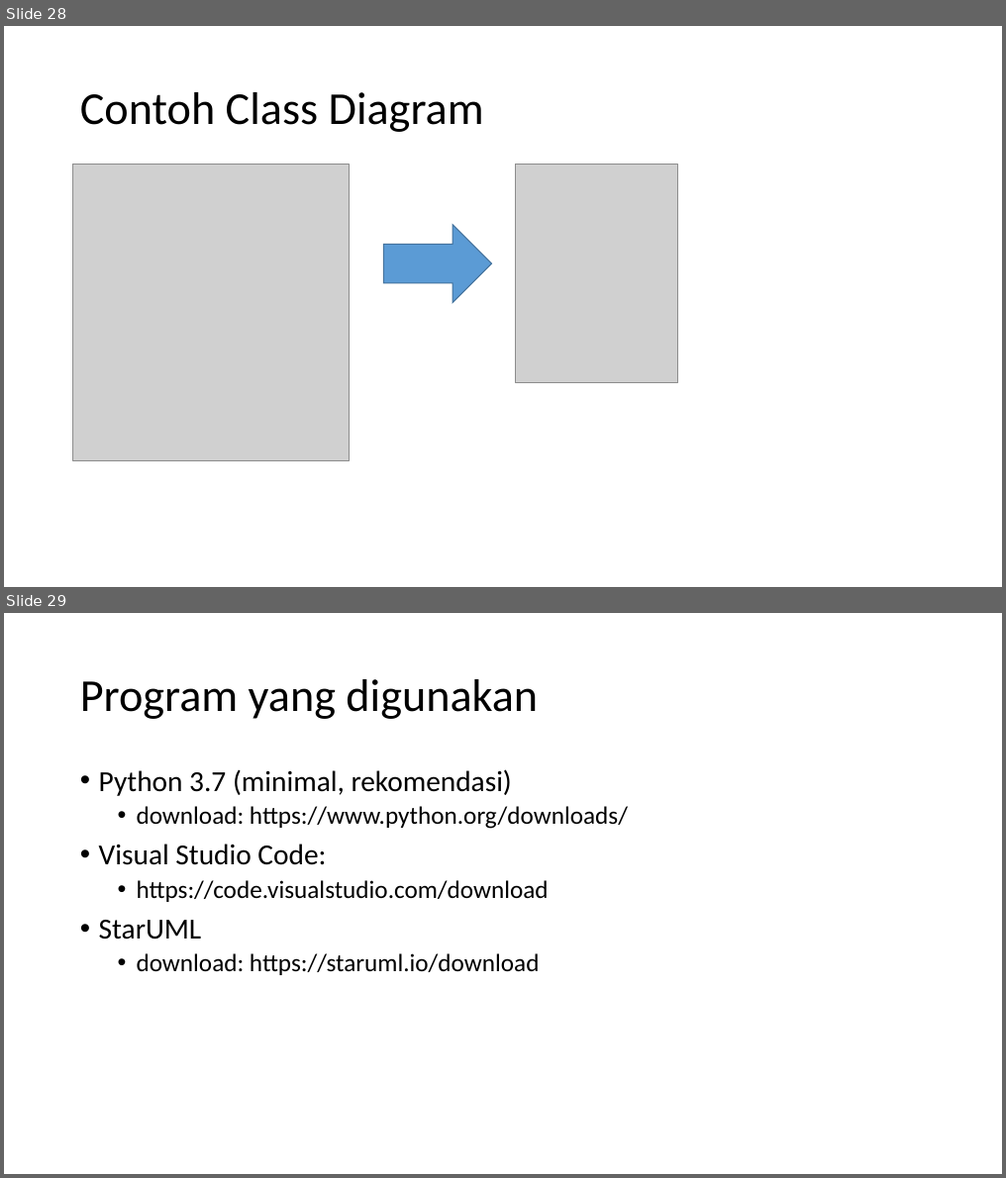
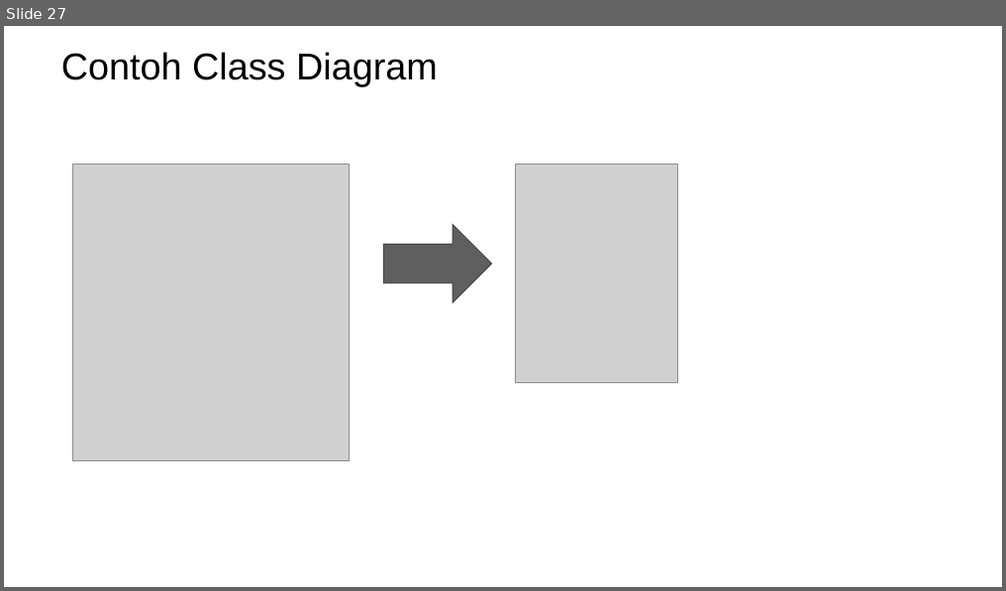
Before and after one commit to ruang-belajar/oop, a slide deck: pptx/pbo-pertemuan-1.pptx. Shown one above the other, each under a label of ours: slides 28 and 29 before the commit, slide 27 after it. The pictures are 1006x1178 and 1006x591 pixels, drawn with LibreOffice and Linux fonts; fonts in the diff are those of the drawing; grey boxes stand for pictures; background and template pictures are left out. Boxes give left, top, right and bottom in pixels: in the first picture for what was removed or moved away, otherwise in the second. Text is boxed around its words. In the diff, an @@ line names an element or a change of style, - is before the commit and + after.

```diff
--- a/pptx/pbo-pertemuan-1.pptx
+++ b/pptx/pbo-pertemuan-1.pptx
@@ slide 29 removed at bbox=[4, 613, 1002, 1174], background #FFFFFF @@
@@ title removed at bbox=[80, 679, 538, 719] @@
-Program yang digunakan
@@ text removed at bbox=[99, 769, 628, 975] @@
-• Python 3.7 (minimal, rekomendasi)
-  • download: https://www.python.org/downloads/
-• Visual Studio Code:
-  • https://code.visualstudio.com/download
-• StarUML
-  • download: https://staruml.io/download
@@ what was slide 28 is now slide 27 @@
@@ slide 27 changed as well @@
@@ title "Contoh Class Diagram": place and size @@
-title "Contoh Class Diagram" at bbox=[80, 92, 484, 132]
+title "Contoh Class Diagram" at bbox=[61, 52, 438, 87]
@@ title "Contoh Class Diagram" at bbox=[61, 52, 438, 87]: size 44 to 36 pt, font Calibri to Arial; line spacing 0.9 to 1 @@
@@ right arrow at bbox=[383, 225, 491, 303]: fill #5B9BD5 to #5F5F5F; outline #43739E 1 pt to #464646 1 pt @@
```
Also in this commit, not shown: 13 other slides changed, 12 slides added, 13 other slides removed, 1 other file.
